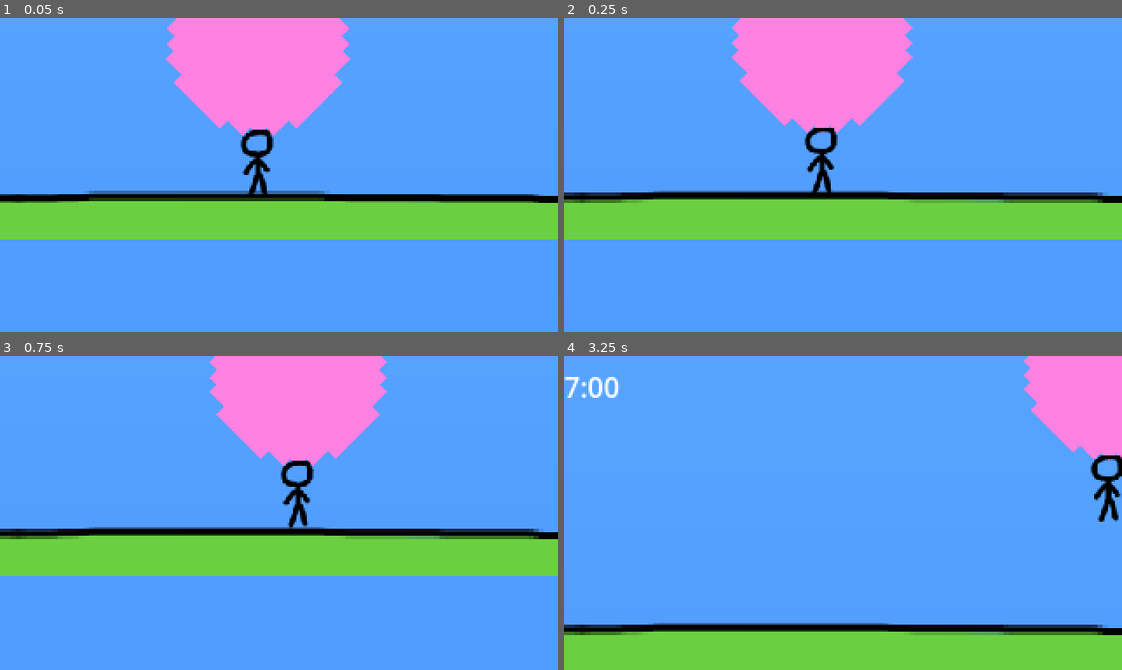
Above: before the commit, frames 1-4 (two rows, left to right).
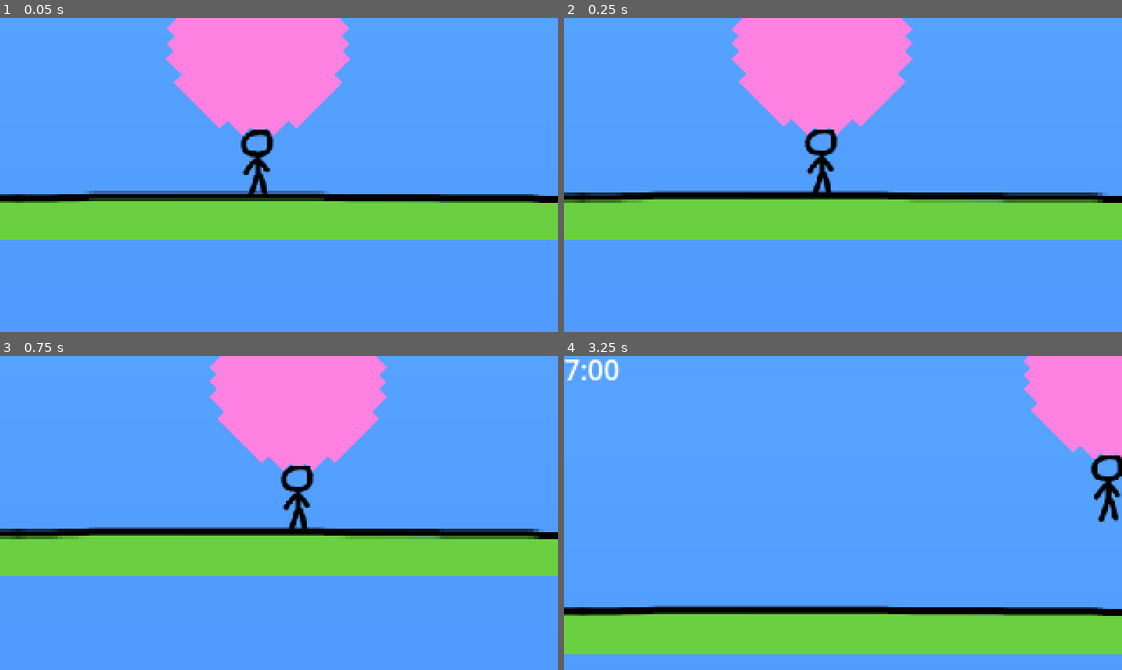
Above: after the commit, the same moments.

Repository: eagle-eye-scouter/GGJ_BubbleBlowing
Game: Godot game, scene res://scenes/scroll_world.tscn
Two runs of this game, one before a commit and one after it. Both use one fixed random seed, a clock stepped at 60 frames per second and the inputs below.
Inputs:
- Up to frame 1 (0.05 s): no input
- Up to frame 2 (0.25 s): no input
- Up to frame 3 (0.75 s): hold D (player_right) from 0.53 s (still down); hold Space (player_breath) from 0.53 s (still down)
- Up to frame 4 (3.25 s): release D (player_right) at 1.28 s; release Space (player_breath) at 1.28 s; hold S (player_down) 1.28-2.03 s; tap Space (player_breath) at 1.35, 2.85 s; hold D (player_right) 2.03-2.78 s; hold Space (player_breath) 2.03-2.78 s; hold W (player_up) from 2.78 s (still down)

Frame 1 is identical in both runs. In frame 2, 0.6% of the frame differs, in the area x 30-63%, y 0-56%; in frame 3, 1.2%; in frame 4, 14%, in the area x 0-100%, y 1-100%.

Commit message:
Fix _resync_scrolling

Diff:
--- a/scripts/player.gd
+++ b/scripts/player.gd
@@ -42,6 +42,7 @@
 	## First, slow down the speed, so that we can push it to the max.
 	linear_velocity *= DECCELERATION_RATE
 
+
 	## Get the raw input direction
 	var vector : Vector2 = Input.get_vector("player_left", "player_right", "player_up", "player_down")
 
--- a/scripts/world.gd
+++ b/scripts/world.gd
@@ -26,6 +26,6 @@
 	var offset = scrolling.global_position
 	var children = scrolling.get_children()
 	for child in children:
-		children.append_array(child.get_children())
+		#children.append_array(child.get_children())
 		child.global_position -= offset
 	scrolling.global_position = Vector2.ZERO
